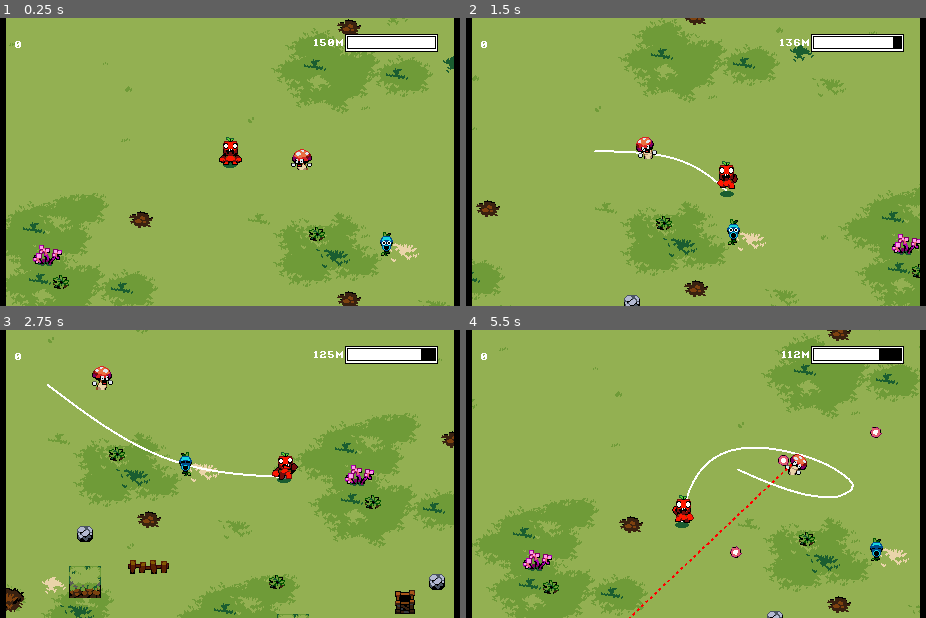
Above: before the commit, frames 1-4 (two rows, left to right).
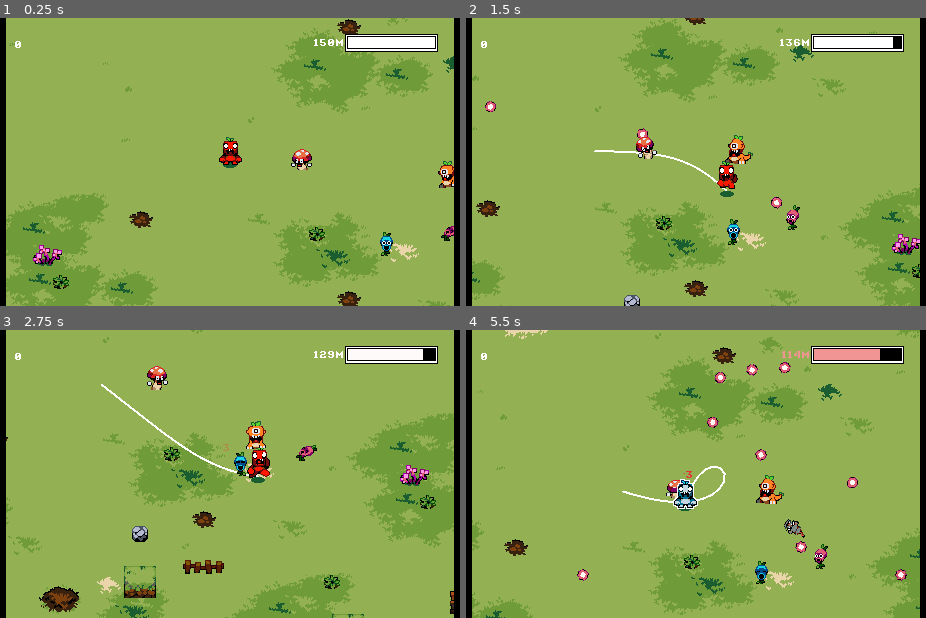
Above: after the commit, the same moments.

Repository: elementary-luke/GMTK2025
Game: Godot game, scene res://scenes/main.tscn
Same seed, same stepped clock (60 frames per second), same inputs: the game is played once before the commit and once after it. This scene is started directly instead of the project's main scene.
Inputs:
- Up to frame 1 (0.25 s): no input
- Up to frame 2 (1.5 s): hold Right (right) 0.53-1.28 s; tap Space (main_action) at 0.6, 1.35 s; hold Down (down) from 1.28 s (still down)
- Up to frame 3 (2.75 s): release Down (down) at 2.03 s; hold Right (right) from 2.03 s (still down); tap Space (main_action) at 2.1 s
- Up to frame 4 (5.5 s): release Right (right) at 2.78 s; hold Up (up) 2.78-3.53 s; tap Space (main_action) every 0.75 s from 2.85 to 5.1 s; hold Left (left) 3.53-5.03 s; hold Down (down) from 5.03 s (still down)

The runs differ from the first frame. In frame 1, 0.3% of the frame differs, in the area x 95-99%, y 49-78%; in frame 2, 0.7%; in frame 3, 24%; in frame 4, 29%, in the area x 1-99%, y 0-100%.

Commit message:
deathani

Diff:
--- a/rope.gd
+++ b/rope.gd
@@ -44,9 +44,17 @@
 		Global.show_loop_line($Line.points.slice(i, j))
 		#Global.show_cut_line($Line.points.slice(0, i + 1) + $Line.points.slice(j))
 
+		var x_bounds = [0.0, 0.0]
+		var y_bounds = [0.0, 0.0]
 		for s in segments:
+			x_bounds[0] = min(x_bounds[0], s.pos.x)
+			x_bounds[1] = max(x_bounds[1], s.pos.x)
+			y_bounds[0] = min(y_bounds[0], s.pos.y)
+			y_bounds[1] = max(y_bounds[1], s.pos.y)
+
 			if s.scissor != null:
 				s.scissor.reset()
+
 
 		segments.clear()
 
@@ -61,6 +69,10 @@
 			if body:
 				score_increase += body.rope_value * 100
 				body.die()
+
+		if len(bodies) > 1:
+			var avg_pos = Vector2((x_bounds[0] + x_bounds[1]) / 2.0, (y_bounds[0] + y_bounds[1]) / 2.0)
+			Global.Root.multi_label(len(bodies), avg_pos)
 
 		$Line.clear_points()
 
--- a/scenes/enemies/blaster.tscn
+++ b/scenes/enemies/blaster.tscn
@@ -6,6 +6,7 @@
 [ext_resource type="Texture2D" uid="uid://ea05hjqk0yr6" path="res://sprites/dashed_line.png" id="3_towk8"]
 [ext_resource type="Texture2D" uid="uid://can5jg5ivsx6s" path="res://sprites/Enemies/MushroomBlaster/attack_side.png" id="4_dmvte"]
 [ext_resource type="Texture2D" uid="uid://bntwq3cjjlorv" path="res://sprites/Enemies/MushroomBlaster/idle_back.png" id="5_4qpto"]
+[ext_resource type="Texture2D" uid="uid://dvkw5s6dc1h0k" path="res://sprites/Enemies/MushroomBlaster/death.png" id="5_dmvte"]
 [ext_resource type="Texture2D" uid="uid://dmpp4pvb458d" path="res://sprites/Enemies/MushroomBlaster/idle_front.png" id="6_it2ps"]
 [ext_resource type="Texture2D" uid="uid://ccp3rikerpwmf" path="res://sprites/Enemies/MushroomBlaster/idle_side.png" id="7_22vg5"]
 
@@ -81,6 +82,42 @@
 atlas = ExtResource("4_dmvte")
 region = Rect2(160, 0, 32, 48)
 
+[sub_resource type="AtlasTexture" id="AtlasTexture_4qpto"]
+atlas = ExtResource("5_dmvte")
+region = Rect2(0, 0, 32, 48)
+
+[sub_resource type="AtlasTexture" id="AtlasTexture_it2ps"]
+atlas = ExtResource("5_dmvte")
+region = Rect2(32, 0, 32, 48)
+
+[sub_resource type="AtlasTexture" id="AtlasTexture_22vg5"]
+atlas = ExtResource("5_dmvte")
+region = Rect2(64, 0, 32, 48)
+
+[sub_resource type="AtlasTexture" id="AtlasTexture_1qvtw"]
+atlas = ExtResource("5_dmvte")
+region = Rect2(96, 0, 32, 48)
+
+[sub_resource type="AtlasTexture" id="AtlasTexture_ii0ly"]
+atlas = ExtResource("5_dmvte")
+region = Rect2(128, 0, 32, 48)
+
+[sub_resource type="AtlasTexture" id="AtlasTexture_poxdx"]
+atlas = ExtResource("5_dmvte")
+region = Rect2(160, 0, 32, 48)
+
+[sub_resource type="AtlasTexture" id="AtlasTexture_ujpyc"]
+atlas = ExtResource("5_dmvte")
+region = Rect2(192, 0, 32, 48)
+
+[sub_resource type="AtlasTexture" id="AtlasTexture_6705a"]
+atlas = ExtResource("5_dmvte")
+region = Rect2(224, 0, 32, 48)
+
+[sub_resource type="AtlasTexture" id="AtlasTexture_1si83"]
+atlas = ExtResource("5_dmvte")
+region = Rect2(256, 0, 32, 48)
+
 [sub_resource type="AtlasTexture" id="AtlasTexture_t4qwx"]
 atlas = ExtResource("5_4qpto")
 region = Rect2(0, 0, 32, 48)
@@ -210,6 +247,38 @@
 }],
 "loop": false,
 "name": &"attack_side",
+"speed": 12.5
+}, {
+"frames": [{
+"duration": 1.0,
+"texture": SubResource("AtlasTexture_4qpto")
+}, {
+"duration": 1.0,
+"texture": SubResource("AtlasTexture_it2ps")
+}, {
+"duration": 1.0,
+"texture": SubResource("AtlasTexture_22vg5")
+}, {
+"duration": 1.0,
+"texture": SubResource("AtlasTexture_1qvtw")
+}, {
+"duration": 1.0,
+"texture": SubResource("AtlasTexture_ii0ly")
+}, {
+"duration": 1.0,
+"texture": SubResource("AtlasTexture_poxdx")
+}, {
+"duration": 1.0,
+"texture": SubResource("AtlasTexture_ujpyc")
+}, {
+"duration": 1.0,
+"texture": SubResource("AtlasTexture_6705a")
+}, {
+"duration": 1.0,
+"texture": SubResource("AtlasTexture_1si83")
+}],
+"loop": true,
+"name": &"death",
 "speed": 12.5
 }, {
 "frames": [{
@@ -293,7 +362,7 @@
 [node name="Sprite2D" type="AnimatedSprite2D" parent="."]
 position = Vector2(0, -23)
 sprite_frames = SubResource("SpriteFrames_k1sea")
-animation = &"idle_front"
+animation = &"death"
 autoplay = "idle_front"
 
 [node name="CollisionShape2D" type="CollisionShape2D" parent="."]
--- a/scenes/enemies/peashooter.tscn
+++ b/scenes/enemies/peashooter.tscn
@@ -76,7 +76,7 @@
 "duration": 1.0,
 "texture": SubResource("AtlasTexture_hafre")
 }],
-"loop": true,
+"loop": false,
 "name": &"death",
 "speed": 10.0
 }, {
--- a/scenes/enemies/scissor.tscn
+++ b/scenes/enemies/scissor.tscn
@@ -106,7 +106,7 @@
 "duration": 1.0,
 "texture": SubResource("AtlasTexture_31bpc")
 }],
-"loop": true,
+"loop": false,
 "name": &"death",
 "speed": 10.0
 }, {
--- a/scenes/enemies/spinshooter.tscn
+++ b/scenes/enemies/spinshooter.tscn
@@ -1,8 +1,37 @@
-[gd_scene load_steps=24 format=3 uid="uid://dn3q2af72x1yf"]
+[gd_scene load_steps=32 format=3 uid="uid://dn3q2af72x1yf"]
 
 [ext_resource type="Script" uid="uid://dom68l1d3454u" path="res://scripts/peashooterspin.gd" id="1_xb24s"]
 [ext_resource type="Texture2D" uid="uid://h7qneq0oy8cq" path="res://sprites/Enemies/SpinShooter/spinidle.png" id="2_0u7mo"]
+[ext_resource type="Texture2D" uid="uid://cv0nf5vrbso6k" path="res://sprites/Enemies/SpinShooter/death.png" id="2_17sd1"]
 [ext_resource type="Texture2D" uid="uid://bsokodmlcynrk" path="res://sprites/Enemies/SpinShooter/attack_spin.png" id="3_x1d2d"]
+
+[sub_resource type="AtlasTexture" id="AtlasTexture_8sohq"]
+atlas = ExtResource("2_17sd1")
+region = Rect2(0, 0, 32, 48)
+
+[sub_resource type="AtlasTexture" id="AtlasTexture_wasgk"]
+atlas = ExtResource("2_17sd1")
+region = Rect2(32, 0, 32, 48)
+
+[sub_resource type="AtlasTexture" id="AtlasTexture_ehfd7"]
+atlas = ExtResource("2_17sd1")
+region = Rect2(64, 0, 32, 48)
+
+[sub_resource type="AtlasTexture" id="AtlasTexture_jgckh"]
+atlas = ExtResource("2_17sd1")
+region = Rect2(96, 0, 32, 48)
+
+[sub_resource type="AtlasTexture" id="AtlasTexture_75fuq"]
+atlas = ExtResource("2_17sd1")
+region = Rect2(128, 0, 32, 48)
+
+[sub_resource type="AtlasTexture" id="AtlasTexture_ingw2"]
+atlas = ExtResource("2_17sd1")
+region = Rect2(160, 0, 32, 48)
+
+[sub_resource type="AtlasTexture" id="AtlasTexture_5bwcl"]
+atlas = ExtResource("2_17sd1")
+region = Rect2(192, 0, 32, 48)
 
 [sub_resource type="AtlasTexture" id="AtlasTexture_17sd1"]
 atlas = ExtResource("2_0u7mo")
@@ -78,6 +107,32 @@
 
 [sub_resource type="SpriteFrames" id="SpriteFrames_ebij7"]
 animations = [{
+"frames": [{
+"duration": 1.0,
+"texture": SubResource("AtlasTexture_8sohq")
+}, {
+"duration": 1.0,
+"texture": SubResource("AtlasTexture_wasgk")
+}, {
+"duration": 1.0,
+"texture": SubResource("AtlasTexture_ehfd7")
+}, {
+"duration": 1.0,
+"texture": SubResource("AtlasTexture_jgckh")
+}, {
+"duration": 1.0,
+"texture": SubResource("AtlasTexture_75fuq")
+}, {
+"duration": 1.0,
+"texture": SubResource("AtlasTexture_ingw2")
+}, {
+"duration": 1.0,
+"texture": SubResource("AtlasTexture_5bwcl")
+}],
+"loop": false,
+"name": &"death",
+"speed": 12.5
+}, {
 "frames": [{
 "duration": 1.0,
 "texture": SubResource("AtlasTexture_17sd1")
@@ -155,10 +210,7 @@
 [node name="AnimatedSprite2D" type="AnimatedSprite2D" parent="."]
 position = Vector2(0, -22)
 sprite_frames = SubResource("SpriteFrames_ebij7")
-animation = &"spin"
 autoplay = "default"
-frame = 3
-frame_progress = 0.711236
 
 [node name="CollisionShape2D" type="CollisionShape2D" parent="."]
 position = Vector2(0, -9)
--- a/scenes/main.tscn
+++ b/scenes/main.tscn
@@ -21,6 +21,8 @@
 [ext_resource type="PackedScene" uid="uid://dodsjfh46pl6o" path="res://scenes/enemies/blaster.tscn" id="20_gqmmt"]
 [ext_resource type="PackedScene" uid="uid://cptu87em8m5eb" path="res://scenes/score_gain_label.tscn" id="20_yc10j"]
 [ext_resource type="PackedScene" uid="uid://dn3q2af72x1yf" path="res://scenes/enemies/spinshooter.tscn" id="21_yc10j"]
+[ext_resource type="PackedScene" uid="uid://c1ae22bap0hcf" path="res://scenes/enemies/carrot_blaster.tscn" id="22_pm3ni"]
+[ext_resource type="PackedScene" uid="uid://buru8t84t8jlx" path="res://scenes/enemies/peashooter.tscn" id="23_y6deb"]
 
 [sub_resource type="AtlasTexture" id="AtlasTexture_mlv25"]
 atlas = ExtResource("7_gqmmt")
@@ -700,6 +702,12 @@
 [node name="SpinShooter" parent="." instance=ExtResource("21_yc10j")]
 position = Vector2(157, 92)
 
+[node name="CarrotBlastor" parent="." instance=ExtResource("22_pm3ni")]
+position = Vector2(233, 25)
+
+[node name="PeaShooter" parent="." instance=ExtResource("23_y6deb")]
+position = Vector2(222, 76)
+
 [connection signal="animation_finished" from="Player/AnimatedSprite2D" to="." method="_on_animated_sprite_2d_animation_finished"]
 [connection signal="timeout" from="Player/ShakeTimer" to="Player" method="_on_shake_timer_timeout"]
 [connection signal="timeout" from="ScissorTimer" to="." method="_on_scissor_timer_timeout"]
--- a/scripts/blaster.gd
+++ b/scripts/blaster.gd
@@ -8,11 +8,15 @@
 var focus_point = Vector2(0, 0)
 var attack_range = 500.0
 var rope_value = 10.0
+var dead = false
 
 func _ready() -> void:
 	focus_point = Global.player_position
 
 func _physics_process(delta: float) -> void:
+	if dead:
+		return
+
 	if charging_up:
 		var future_player_pos = predicted_player_position()
 
@@ -148,9 +152,15 @@
 	return player_pos + player_vel * t
 
 func die():
+	dead = true
 	if !Global.Root.game_ended:
 		Global.Player.add_rope(rope_value)
+
+	$Sprite2D.play("death")
+	await get_tree().create_timer(0.4).timeout
+	if !Global.Root.game_ended:
 		Global.Root.gain_label(rope_value, global_position)
+
 	queue_free()
 
 
--- a/scripts/carrot_blaster.gd
+++ b/scripts/carrot_blaster.gd
@@ -51,11 +51,14 @@
 	dead = true
 	if !Global.Root.game_ended:
 		Global.Player.add_rope(rope_value)
+
+	$AnimatedSprite2D.play("death")
+
+	await get_tree().create_timer(0.6).timeout
+
+	if !Global.Root.game_ended:
 		Global.Root.gain_label(rope_value, global_position)
 
-	$AnimatedSprite2D.play("death")
-	await get_tree().create_timer(0.6).timeout
-	visible = false
 	queue_free()
 
 func _on_attack_timer_timeout() -> void:
--- a/scripts/main.gd
+++ b/scripts/main.gd
@@ -90,16 +90,8 @@
 	add_child(inst)
 
 func score_gain_label(amount, multiplier):
-	#var size = 1.0
-	#size = lerp(1.0, 1.5, amount / 10.0)
 	var inst = $UI/ScoreGainLabel
-	#inst.global_position = Vector2(42.0, 50.0)
 	inst.modulate = Global.GREEN
-	#inst.scale = Vector2(size, size)
-	#if multiplier > 1:
-		#inst.get_node("Holder/Label").text = "%s X%s" % [amount, multiplier]
-	#else:
-		#inst.get_node("Holder/Label").text = "%s" % [amount]
 
 	inst.amount = amount
 	inst.multiplier = multiplier
@@ -111,3 +103,11 @@
 	await get_tree().create_timer(0.95).timeout
 	Global.score += amount * multiplier
 	$UI/ScoreHolder.modulate = Global.GREEN
+
+func multi_label(multiplier, pos):
+	var inst = gain_label_scn.instantiate()
+	inst.global_position = pos
+	inst.modulate = Global.GREEN
+	inst.scale = Vector2(2.0, 2.0)
+	inst.get_node("Holder/Label").text = "X%s" % int(multiplier)
+	add_child(inst)
--- a/scripts/peashooter.gd
+++ b/scripts/peashooter.gd
@@ -36,9 +36,12 @@
 	dead = true
 	if !Global.Root.game_ended:
 		Global.Player.add_rope(rope_value)
+
+
+	$AnimatedSprite2D.play("death")
+	await get_tree().create_timer(0.4).timeout
+
+	if !Global.Root.game_ended:
 		Global.Root.gain_label(rope_value, global_position)
 
-	$AnimatedSprite2D.play("death")
-	await get_tree().create_timer(0.6).timeout
-	visible = false
 	queue_free()
--- a/scripts/peashooterspin.gd
+++ b/scripts/peashooterspin.gd
@@ -7,30 +7,41 @@
 var previous_frame = -1
 
 var rope_value = 10.0
+var dead = false
 
 
 func _ready() -> void:
 	pass
 
 func _physics_process(delta: float) -> void:
+	if !dead:
+		if $AnimatedSprite2D.animation != "spin":
+			if global_position.x > Global.player_position.x:
+				$AnimatedSprite2D.flip_h = true
+			else:
+				$AnimatedSprite2D.flip_h = false
 
-	if $AnimatedSprite2D.animation != "spin":
-		if global_position.x > Global.player_position.x:
-			$AnimatedSprite2D.flip_h = true
-		else:
-			$AnimatedSprite2D.flip_h = false
-
-	if global_position.distance_to(Global.player_position) > Global.despawn_distance:
-		queue_free()
+		if global_position.distance_to(Global.player_position) > Global.despawn_distance:
+			queue_free()
 
 func die():
+	dead = true
 	if !Global.Root.game_ended:
 		Global.Player.add_rope(rope_value)
+
+	$AnimatedSprite2D.play("death")
+
+	await get_tree().create_timer(0.4).timeout
+
+	if !Global.Root.game_ended:
 		Global.Root.gain_label(rope_value, global_position)
 	queue_free()
 
 
 func _on_timer_timeout() -> void:
+	if dead:
+		return
+
 	if (Global.player_position - global_position).length() < 300.0:
 		var dir = 0.0
 		$AnimatedSprite2D.play("spin")
--- a/scripts/scissor.gd
+++ b/scripts/scissor.gd
@@ -103,10 +103,12 @@
 	dead = true
 	if !Global.Root.game_ended:
 		Global.Player.add_rope(rope_value)
-		Global.Root.gain_label(rope_value, global_position)
 
 	rotation = 0
 	$Sprite2D.play("death")
-	await get_tree().create_timer(0.6).timeout
-	Global.Root.gain_label(rope_value, global_position)
+
+	await get_tree().create_timer(0.4).timeout
+
+	if !Global.Root.game_ended:
+		Global.Root.gain_label(rope_value, global_position)
 	queue_free()
Not shown: 1 places in scenes/enemies/blaster.tscn that only renumber resources
Not shown: 1 places in scenes/main.tscn that only renumber resources
Binary file added: sprites/Enemies/MushroomBlaster/death.png
Not shown, added: sprites/Enemies/MushroomBlaster/death.png.import
Binary file added: sprites/Enemies/SpinShooter/death.png
Not shown, added: sprites/Enemies/SpinShooter/death.png.import
